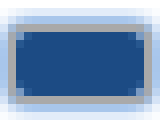
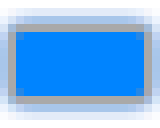
Two versions of the same layered image (160x128). Layer-by-layer changes:
hid "Rounded Rectangle 2 copy" over 16, 32, 144, 96
showed "Rounded Rectangle 2", painted on it over 16, 32, 144, 96
